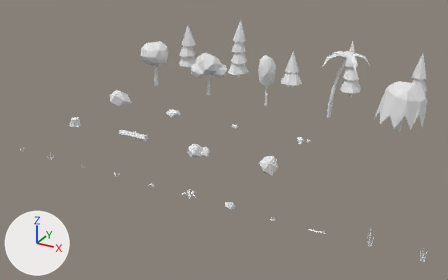
Two versions of the glTF model apps/chasm/assets/meshes/chasm_props.glb, one commit apart.
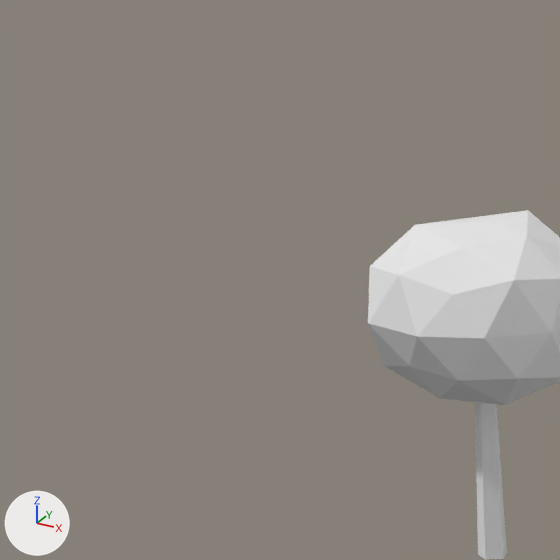
Each version appears first whole from a 50 mm camera at (28.53, -45.26, 16.44) aimed at (9.67, -10.98, -0.7), and next in a close-up on the part from 21% to 37% of the width and 5% to 31% of the height. Arrows for +X, +Y and +Z are at lower left; the lights stay in place. The older version's two pictures come first.

Objects in the first close-up: 'tree_oak_a'.
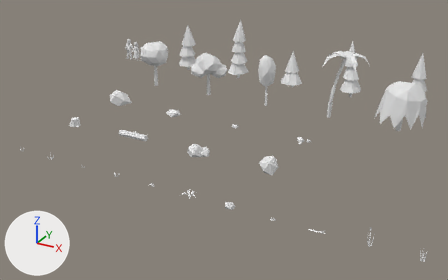
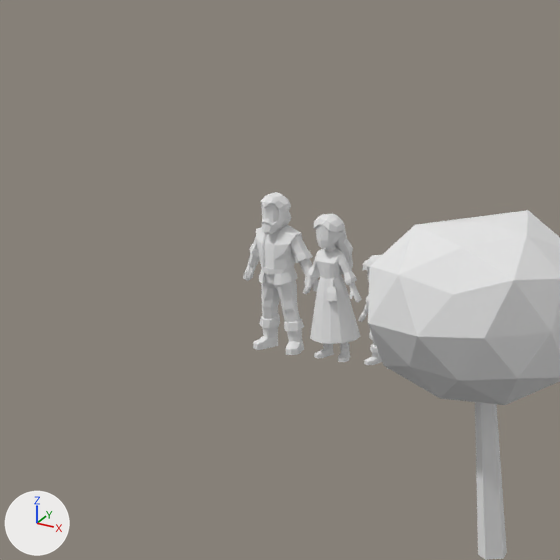
Diff of the bpy script that builds the scene:
```diff
--- a/apps/chasm/assets/meshes/chasm_props.glb.py
+++ b/apps/chasm/assets/meshes/chasm_props.glb.py
@@ me_kid_male_mesh @@
+me_kid_male_mesh.from_pydata(...)  # 416 vertices, 808 faces; spans x -0.322..0.318, y -0.172..0.187, z 0.002..1.326
+me_kid_male_mesh.materials.append(mat_palette)  # white #e7e7e7
@@ me_adult_female_mesh @@
+me_adult_female_mesh.from_pydata(...)  # 392 vertices, 754 faces; spans x -0.4..0.4, y -0.3..0.29, z 0.01..1.73
+me_adult_female_mesh.materials.append(mat_palette)  # white #e7e7e7
@@ me_adult_male_mesh @@
+me_adult_male_mesh.from_pydata(...)  # 465 vertices, 912 faces; spans x -0.54..0.54, y -0.23..0.21, z 0.0..1.87
+me_adult_male_mesh.materials.append(mat_palette)  # white #e7e7e7
@@ ob_kid_male @@
+ob_kid_male = bpy.data.objects.new('kid_male', me_kid_male_mesh)
+ob_kid_male.location = (-4.98, 0.0, 0.0)
@@ ob_adult_female @@
+ob_adult_female = bpy.data.objects.new('adult_female', me_adult_female_mesh)
+ob_adult_female.location = (-5.654, 0.0, 0.0)
@@ ob_adult_male @@
+ob_adult_male = bpy.data.objects.new('adult_male', me_adult_male_mesh)
+ob_adult_male.location = (-6.454, 0.0, 0.0)
```

What differs and where, as boxes (x1, y1, x2, y2) in the close-ups (560 x 560 px):
'adult_male', added
    after: (243, 192, 319, 355)
'adult_female', added
    after: (303, 214, 362, 362)
'kid_male', added
    after: (358, 255, 389, 369)
